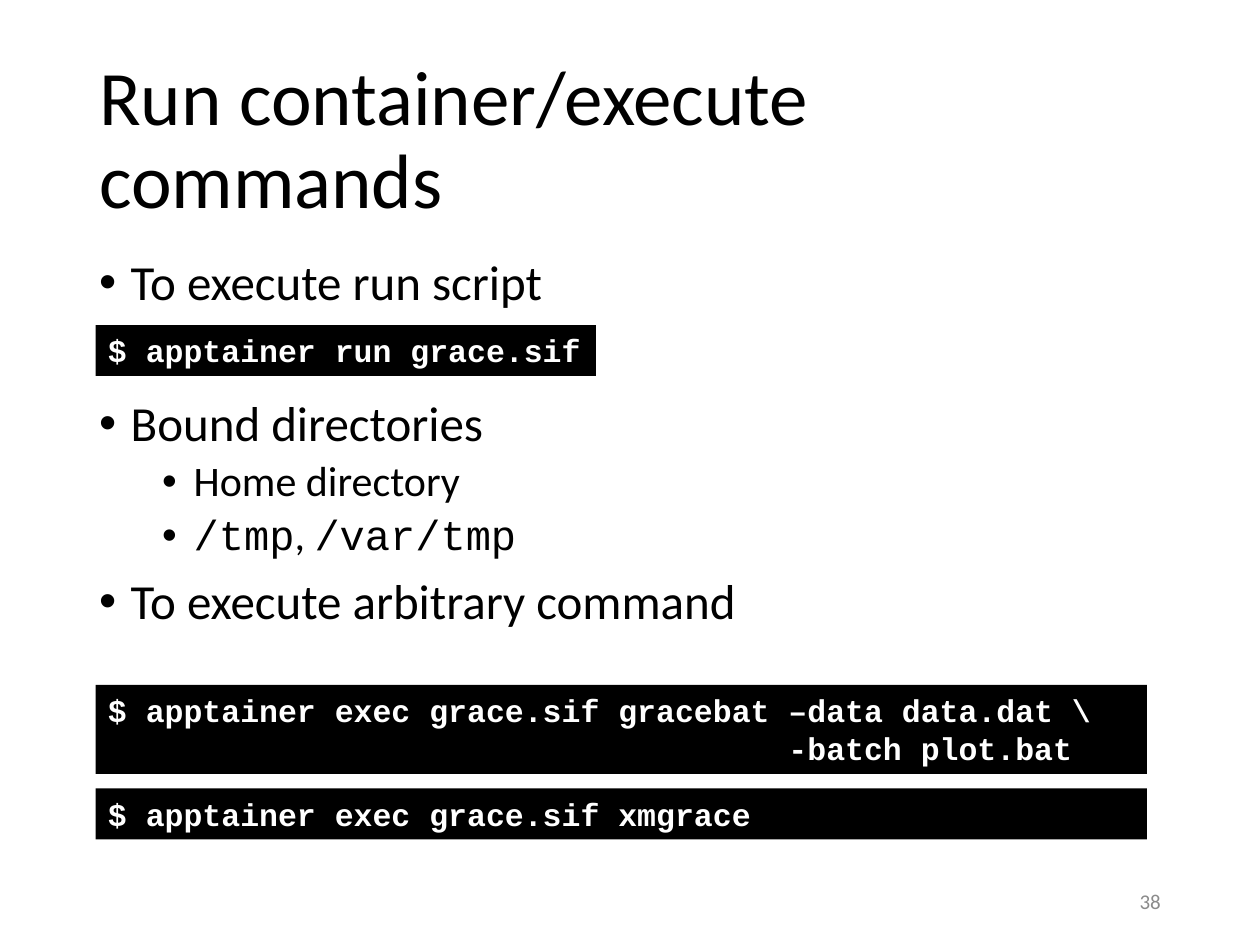
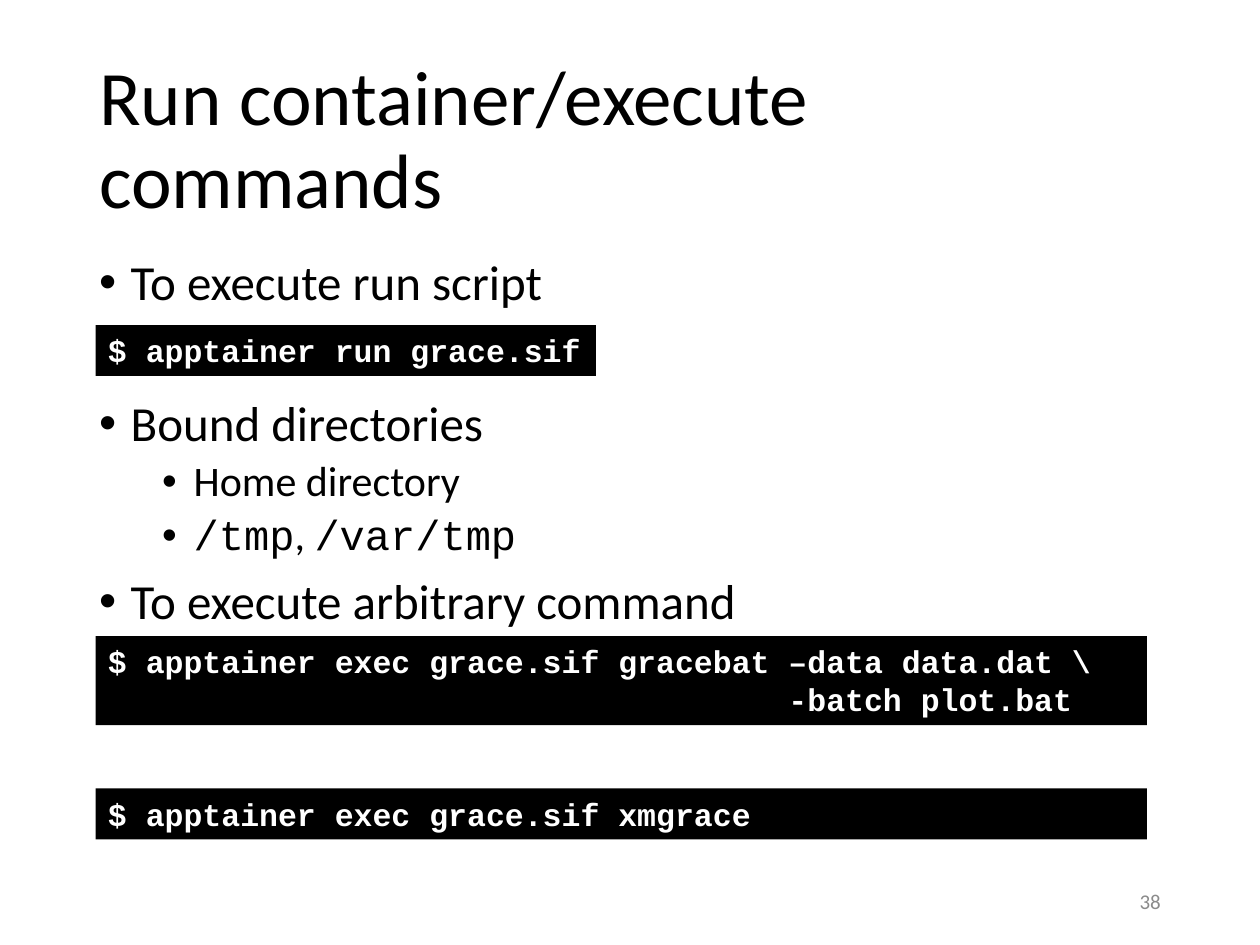
Before and after one commit to gjbex/Containers-for-HPC, a slide deck: slide 38 of containers_for_hpc.pptx. Drawn at 1260x945 pixels with LibreOffice and Linux fonts; fonts in the diff are those of the drawing. Boxes give left, top, right and bottom in pixels: in the first picture for what was removed or moved away, otherwise in the second. Text is boxed around its words. In the diff, an @@ line names an element or a change of style, - is before the commit and + after.

```diff
--- a/containers_for_hpc.pptx
+++ b/containers_for_hpc.pptx
@@ rectangle "$ apptainer exec grace.sif gracebat ...": place and size @@
-rectangle "$ apptainer exec grace.sif gracebat ..." at [96, 685, 1147, 775]
+rectangle "$ apptainer exec grace.sif gracebat ..." at [96, 636, 1147, 726]
```
Also in this commit, not shown: 7 other slides changed.
